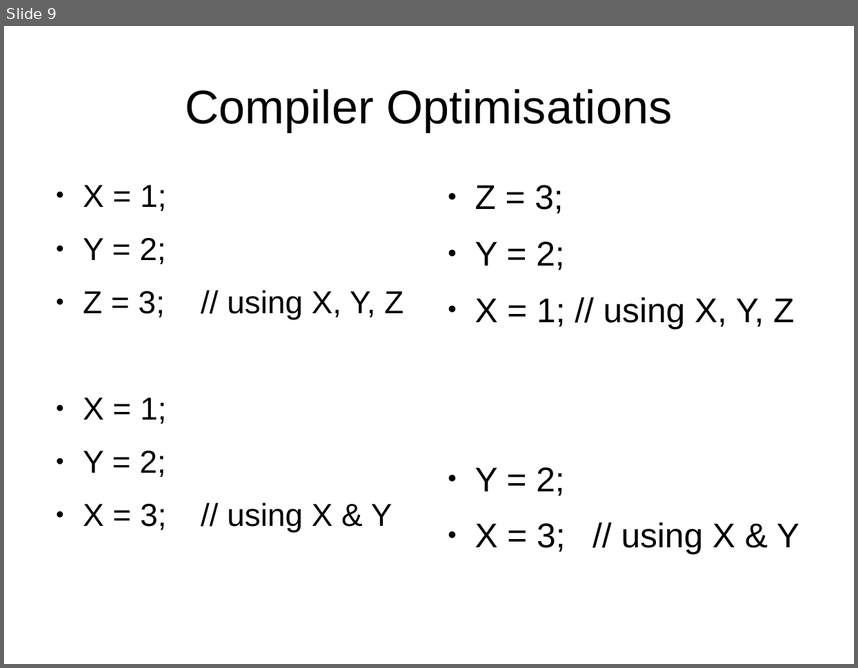
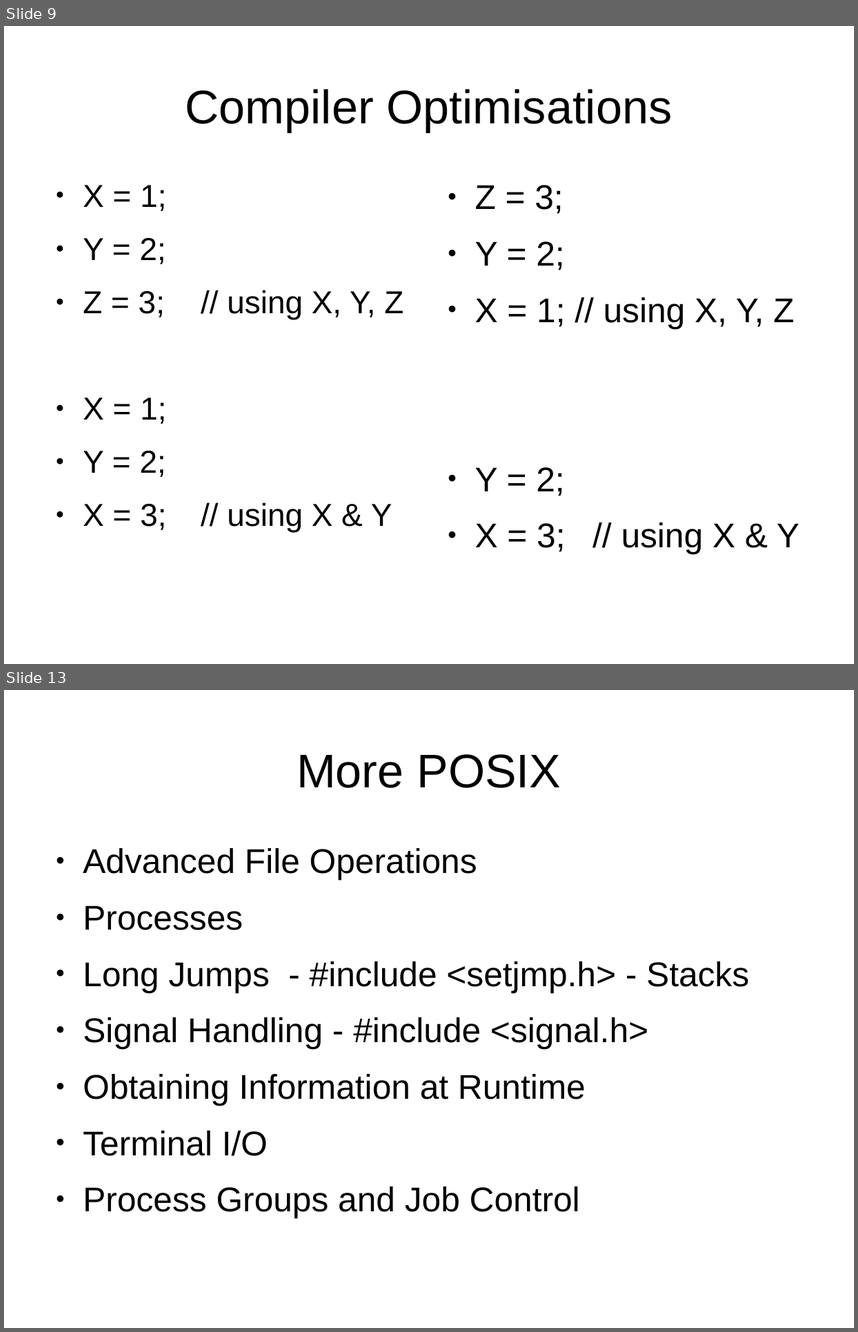
Before and after one commit to kks32/cpp-software-development, a slide deck: Ex14_Memory_Models_Compiler_Optimisation/Ex14_Memory_Models_Compiler_Optimisation.odp. Shown one above the other, each under a label of ours: slide 9 before the commit, slides 9 and 13 after it; the slides between them are not shown. The pictures are 858x668 and 858x1332 pixels, drawn with LibreOffice and Linux fonts; fonts in the diff are those of the drawing. Boxes give left, top, right and bottom in pixels: in the first picture for what was removed or moved away, otherwise in the second. Text is boxed around its words. In the diff, an @@ line names an element or a change of style, - is before the commit and + after.

```diff
--- a/Ex14_Memory_Models_Compiler_Optimisation/Ex14_Memory_Models_Compiler_Optimisation.odp
+++ b/Ex14_Memory_Models_Compiler_Optimisation/Ex14_Memory_Models_Compiler_Optimisation.odp
@@ slide 13 added at box(4, 690, 854, 1328), background #FFFFFF @@
@@ title added at box(297, 754, 561, 788), 44 pt, text #000000 @@
+More POSIX
@@ text added at box(83, 848, 749, 1218), 32 pt, text #000000 @@
+● Advanced File Operations
+● Processes
+● Long Jumps - #include <setjmp.h> - Stacks
+● Signal Handling - #include <signal.h>
+● Obtaining Information at Runtime
+● Terminal I/O
+● Process Groups and Job Control
```
Also in this commit, not shown: 5 other slides added, 1 other file.
